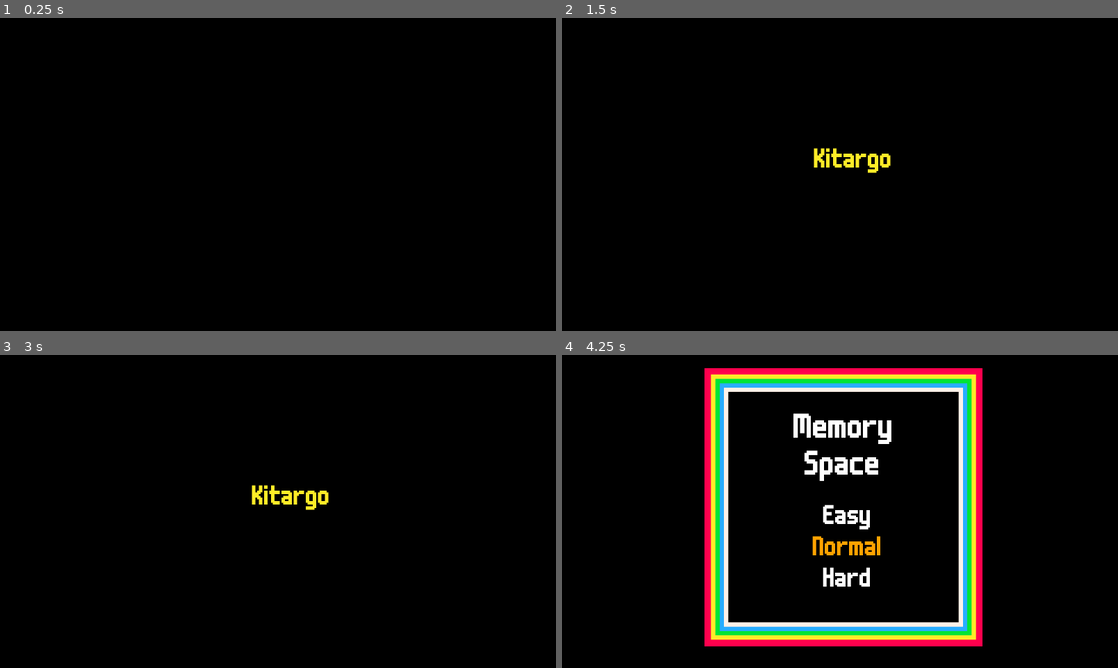
Above: before the commit, frames 1-4 (two rows, left to right).
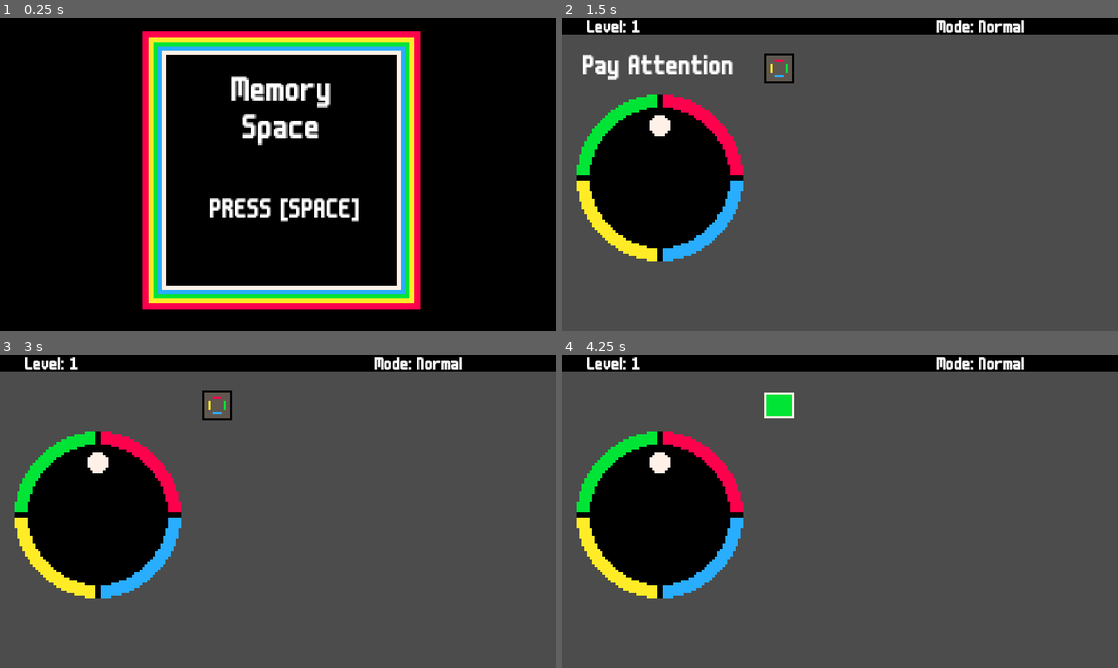
Above: after the commit, the same moments.

Repository: sugarvoid/memory-space
Game: Godot game, scene res://scene/MainScreen.tscn
Same seed, same stepped clock (60 frames per second), same inputs: the game is played once before the commit and once after it. Before the commit the project starts from res://scene/SplashScreen.tscn.
Inputs:
- Up to frame 1 (0.25 s): no input
- Up to frame 2 (1.5 s): tap Space (space) at 0.5, 1.35 s; hold Space (space) 0.53-1.28 s; tap Enter (ui_accept) at 0.77 s
- Up to frame 3 (3 s): tap Enter (ui_accept) at 1.52, 2.75 s; hold Space (space) 2.03-2.78 s; tap Space (space) at 2.85 s
- Up to frame 4 (4.25 s): tap Enter (ui_accept) at 3.02, 3.77 s; tap Space (space) at 3.5 s; hold Space (space) from 3.53 s (still down)

The runs differ from the first frame. In frame 1, 16% of the frame differs, in the area x 25-76%, y 4-94%; in frame 2, 86%; in frame 3, 86%; in frame 4, 88%, in the area x 0-100%, y 0-100%.

Commit message:
Remove splash screen

Diff:
--- a/Global.gd
+++ b/Global.gd
@@ -34,8 +34,6 @@
 
 var current_level: int
 
-func _ready():
-	OS.window_size = Vector2(1280, 720)
 
 func get_mode_string() -> String:
 	var mode_text : String
--- a/project.godot
+++ b/project.godot
@@ -21,7 +21,7 @@
 [application]
 
 config/name="Memory Space"
-run/main_scene="res://scene/SplashScreen.tscn"
+run/main_scene="res://scene/MainScreen.tscn"
 config/icon="res://icon.png"
 
 [autoload]
@@ -32,6 +32,8 @@
 
 window/size/width=640
 window/size/height=360
+window/size/test_width=1280
+window/size/test_height=720
 window/stretch/mode="2d"
 window/stretch/aspect="keep"
 
--- a/scene/SplashScreen.tscn
+++ /dev/null
@@ -1,57 +0,0 @@
-[gd_scene load_steps=6 format=2]
-
-[ext_resource path="res://font/m6x11_16.tres" type="DynamicFont" id=1]
-[ext_resource path="res://script/SplashScreen.gd" type="Script" id=2]
-[ext_resource path="res://image/pico-8-1x.png" type="Texture" id=3]
-[ext_resource path="res://sound/kitargo_logo.wav" type="AudioStream" id=4]
-
-[sub_resource type="Animation" id=1]
-resource_name = "rise_up"
-length = 2.815
-tracks/0/type = "value"
-tracks/0/path = NodePath("Label:rect_position")
-tracks/0/interp = 1
-tracks/0/loop_wrap = true
-tracks/0/imported = false
-tracks/0/enabled = true
-tracks/0/keys = {
-"times": PoolRealArray( 0, 1 ),
-"transitions": PoolRealArray( 1, 1 ),
-"update": 0,
-"values": [ Vector2( 230, 380 ), Vector2( 230, 150 ) ]
-}
-
-[node name="SplashScreen" type="Node2D"]
-script = ExtResource( 2 )
-
-[node name="Sprite2" type="Sprite" parent="."]
-position = Vector2( 652, 376 )
-scale = Vector2( 654, 377 )
-texture = ExtResource( 3 )
-region_enabled = true
-region_rect = Rect2( 0, 0, 1, 1 )
-
-[node name="Label" type="Label" parent="."]
-margin_left = 230.0
-margin_top = 380.0
-margin_right = 336.0
-margin_bottom = 398.0
-rect_scale = Vector2( 2, 2 )
-custom_colors/font_color = Color( 1, 0.92549, 0.152941, 1 )
-custom_fonts/font = ExtResource( 1 )
-text = "Kitargo"
-align = 1
-
-[node name="AnimationPlayer" type="AnimationPlayer" parent="."]
-anims/rise_up = SubResource( 1 )
-
-[node name="AudioStreamPlayer" type="AudioStreamPlayer" parent="."]
-stream = ExtResource( 4 )
-
-[node name="TimerDelay" type="Timer" parent="."]
-wait_time = 0.5
-one_shot = true
-autostart = true
-
-[connection signal="animation_finished" from="AnimationPlayer" to="." method="_on_AnimationPlayer_animation_finished"]
-[connection signal="timeout" from="TimerDelay" to="." method="_on_TimerDelay_timeout"]
--- a/script/SplashScreen.gd
+++ /dev/null
@@ -1,18 +0,0 @@
-extends Node2D
-
-
-onready var anim_logo: AnimationPlayer = get_node("AnimationPlayer")
-onready var audio_logo: AudioStreamPlayer = get_node("AudioStreamPlayer")
-
-func _ready() -> void:
-	pass
-
-
-func _on_AnimationPlayer_animation_finished(anim_name) -> void:
-	if(anim_name == 'rise_up'):
-		var _x = get_tree().change_scene(Global.path_to_main_menu)
-
-
-func _on_TimerDelay_timeout():
-	anim_logo.play("rise_up")
-	audio_logo.play()
Not shown, changed: sound/kitargo_logo.wav.import
